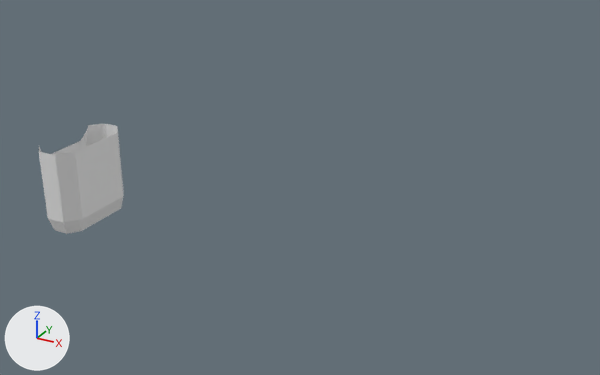
The Blender file Teo Fries/fries.blend, before and after one commit.
One viewpoint serves both versions: a 50 mm camera at (31.9, -33.9, 21.0) aimed at (11.1, 3.9, 2.1). Lighting does not change. The marker at lower left points along +X, +Y and +Z.

The scene before the commit, as lines of its bpy script (objects in view):
```python
me_plane = bpy.data.meshes.new('Plane')
me_plane.from_pydata(...)  # 116 vertices, 45 faces; spans x -1.24..1.21, y -3.99..1.23, z 0.0..4.81
ob_plane = bpy.data.objects.new('Plane', me_plane)
ob_plane.location = (0.0, 0.0, 0.0)
```
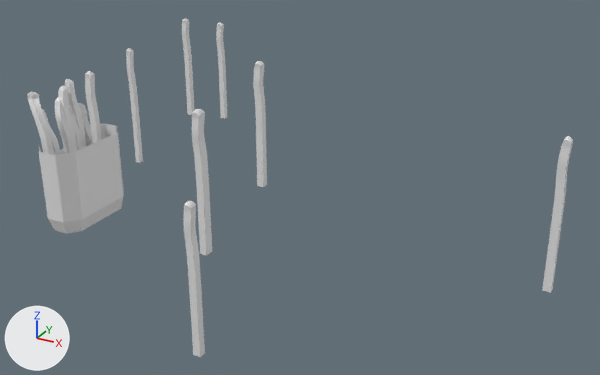
Commit message: individual fries

Boxes [x1, y1, x2, y2] around the edits, measured in the pictures (600 x 375 px):
'Cube.011', added: after [184, 201, 205, 357]
'Cube.004', added: after [192, 109, 212, 256]
'Cube.002', added: after [542, 136, 573, 293]
'Cube.007', added: after [253, 61, 267, 187]
'Cube.003', added: after [126, 48, 143, 163]
'Cube', added: after [27, 92, 55, 155]
'Cube.006', added: after [182, 18, 195, 115]
'Cube.010', added: after [85, 71, 102, 144]
'Cube.009', added: after [216, 22, 227, 119]
'Cube.014', added: after [55, 97, 74, 154]
'Cube.001', added: after [65, 79, 87, 148]
'Cube.013', added: after [58, 86, 78, 152]
'Cube.005', added: after [78, 103, 92, 146]
'Cube.012', added: after [68, 105, 83, 150]
'Cube.008', added: after [42, 109, 60, 155]

The change, as a diff of the scene's bpy script:
```diff
--- a/Teo Fries/fries.blend.py
+++ b/Teo Fries/fries.blend.py
@@ me_cube_026 @@
+me_cube_026.from_pydata(...)  # 392 vertices, 390 faces; spans x -0.74..0.2, y -0.21..0.49, z -3.73..3.02
@@ me_cube_024 @@
+me_cube_024.from_pydata(...)  # 392 vertices, 390 faces; spans x -1.0..0.2, y -0.2..0.41, z -3.73..3.83
@@ me_cube_023 @@
+me_cube_023.from_pydata(...)  # 528 vertices, 526 faces; spans x -0.84..0.2, y -0.2..0.47, z -3.73..3.93
@@ me_cube_022 @@
+me_cube_022.from_pydata(...)  # 392 vertices, 390 faces; spans x -0.28..0.22, y -0.28..0.2, z -3.73..3.95
@@ me_cube_019 @@
+me_cube_019.from_pydata(...)  # 392 vertices, 390 faces; spans x -0.86..0.2, y -0.26..0.2, z -3.73..3.9
@@ me_cube_018 @@
+me_cube_018.from_pydata(...)  # 528 vertices, 526 faces; spans x -0.28..0.22, y -0.28..0.2, z -3.73..3.95
@@ me_cube_016 @@
+me_cube_016.from_pydata(...)  # 392 vertices, 390 faces; spans x -0.56..0.2, y -0.25..0.2, z -3.73..4.02
@@ me_cube @@
+me_cube.from_pydata(...)  # 392 vertices, 390 faces; spans x -1.41..0.19, y -0.2..0.5, z -3.73..3.84
@@ ob_cube_014 @@
+ob_cube_014 = bpy.data.objects.new('Cube.014', me_cube_026)
+ob_cube_014.location = (-0.94, -1.38, 4.07)
+ob_cube_014.scale = (0.995, 0.889, 0.938)
@@ ob_cube_013 @@
+ob_cube_013 = bpy.data.objects.new('Cube.013', me_cube_026.copy())
+ob_cube_013.location = (-0.98, -1.03, 4.07)
+ob_cube_013.scale = (0.906, 1.0, 1.13)
@@ ob_cube_012 @@
+ob_cube_012 = bpy.data.objects.new('Cube.012', me_cube_024)
+ob_cube_012.location = (-0.88, -0.68, 3.17)
+ob_cube_012.scale = (0.784, 0.83, 0.811)
@@ ob_cube_001 @@
+ob_cube_001 = bpy.data.objects.new('Cube.001', me_cube_023)
+ob_cube_001.location = (-1.0, -0.32, 3.98)
+ob_cube_001.scale = (1.0, 1.0, 0.936)
@@ ob_cube_011 @@
+ob_cube_011 = bpy.data.objects.new('Cube.011', me_cube_022)
+ob_cube_011.location = (11.67, -7.05, 1.67)
+ob_cube_011.scale = (1.0, 1.0, 1.05)
@@ ob_cube_010 @@
+ob_cube_010 = bpy.data.objects.new('Cube.010', me_cube_022.copy())
+ob_cube_010.location = (-0.13, 0.07, 4.11)
+ob_cube_010.scale = (1.0, 0.939, 1.07)
@@ ob_cube_009 @@
+ob_cube_009 = bpy.data.objects.new('Cube.009', me_cube_022.copy())
+ob_cube_009.location = (2.81, 8.82, 6.48)
+ob_cube_009.scale = (0.784, 0.83, 0.811)
@@ ob_cube_008 @@
+ob_cube_008 = bpy.data.objects.new('Cube.008', me_cube_019)
+ob_cube_008.location = (-0.91, -2.47, 3.42)
+ob_cube_008.scale = (1.07, 0.933, 0.827)
@@ ob_cube_007 @@
+ob_cube_007 = bpy.data.objects.new('Cube.007', me_cube_018)
+ob_cube_007.location = (9.36, 2.74, 5.82)
+ob_cube_007.scale = (1.0, 1.0, 0.936)
@@ ob_cube_006 @@
+ob_cube_006 = bpy.data.objects.new('Cube.006', me_cube_022.copy())
+ob_cube_006.location = (-3.94, 14.37, 4.49)
+ob_cube_006.scale = (0.937, 1.0, 0.942)
@@ ob_cube_005 @@
+ob_cube_005 = bpy.data.objects.new('Cube.005', me_cube_016)
+ob_cube_005.location = (-0.69, 0.22, 3.12)
+ob_cube_005.rotation_euler = (0.0, -0.112, 0.0)  # degrees (0, -6.4, 0)
+ob_cube_005.scale = (1.0, 1.0, 0.788)
@@ ob_cube_004 @@
+ob_cube_004 = bpy.data.objects.new('Cube.004', me_cube_022.copy())
+ob_cube_004.location = (9.71, -3.36, 4.73)
+ob_cube_004.scale = (0.982, 1.31, 1.0)
@@ ob_cube_003 @@
+ob_cube_003 = bpy.data.objects.new('Cube.003', me_cube_022.copy())
+ob_cube_003.location = (-6.77, 11.38, 1.85)
+ob_cube_003.scale = (0.906, 1.0, 1.13)
@@ ob_cube_002 @@
+ob_cube_002 = bpy.data.objects.new('Cube.002', me_cube_022.copy())
+ob_cube_002.location = (25.19, 4.78, 3.1)
+ob_cube_002.scale = (1.09, 1.0, 1.1)
@@ ob_cube @@
+ob_cube = bpy.data.objects.new('Cube', me_cube)
+ob_cube.location = (-0.65, -3.0, 4.5)
+ob_cube.scale = (1.0, 1.0, 0.8)
```
